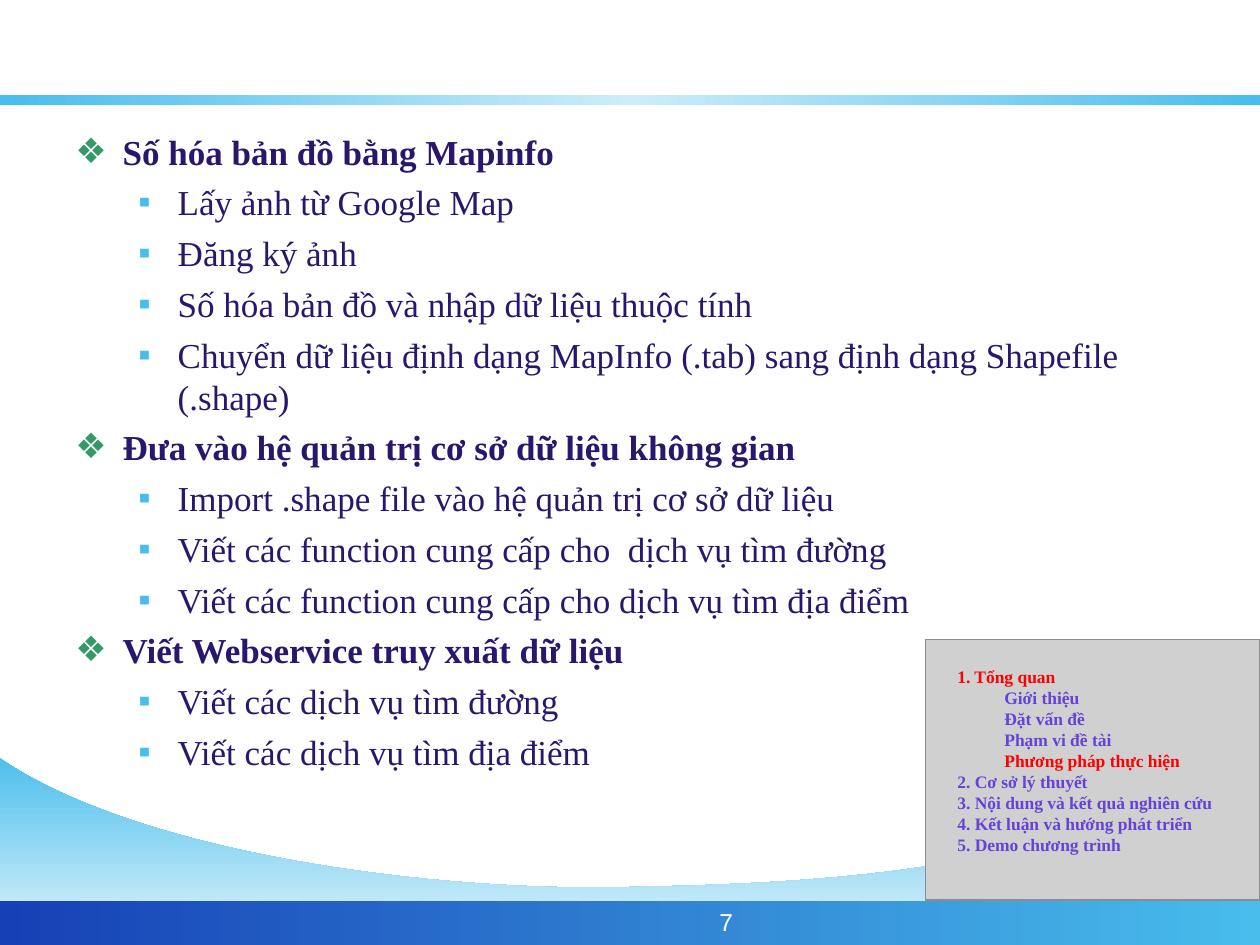
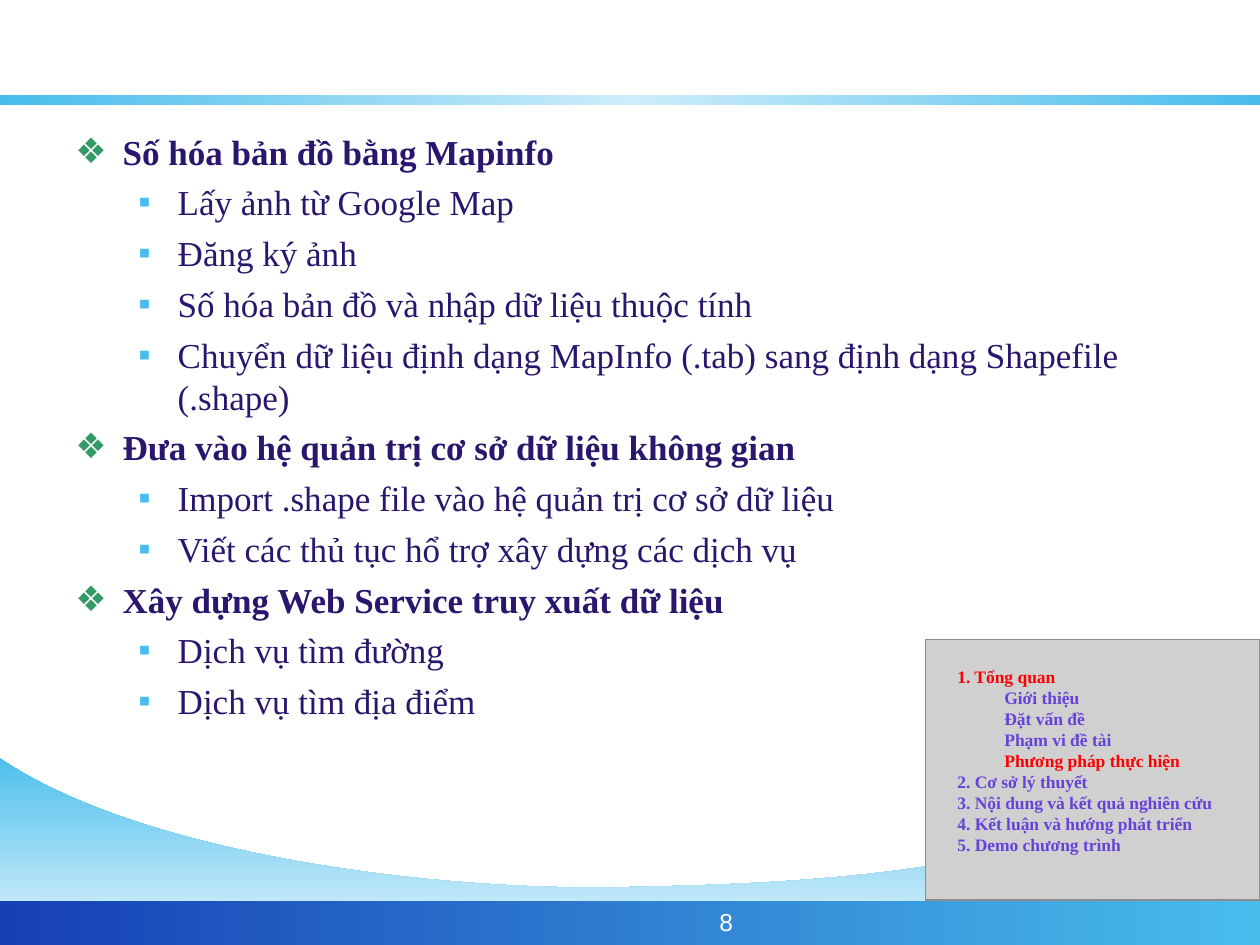
Before and after one commit to phamngsinh/cantho-webgis, a slide deck: slide 8 of Document/Bao Cao/BaoCaoLuanVan.ppt (slide 7 before the commit). Drawn at 1260x945 pixels with LibreOffice and Linux fonts; fonts in the diff are those of the drawing; grey boxes stand for pictures; background and template pictures are left out. Boxes give left, top, right and bottom in pixels: in the first picture for what was removed or moved away, otherwise in the second. Text is boxed around its words. In the diff, an @@ line names an element or a change of style, - is before the commit and + after.

```diff
--- a/Document/Bao Cao/BaoCaoLuanVan.ppt
+++ b/Document/Bao Cao/BaoCaoLuanVan.ppt
@@ text at <box>123,536,797,720</box>: text changed @@
-  ▪ Viết các function cung cấp cho dịch vụ tìm đường
-  ▪ Viết các function cung cấp cho dịch vụ tìm địa điểm
-❖ Viết Webservice truy xuất dữ liệu
-  ▪ Viết các dịch vụ tìm đường
-  ▪ Viết các dịch vụ tìm địa điểm
+  ▪ Viết các thủ tục hổ trợ xây dựng các dịch vụ
+❖ Xây dựng Web Service truy xuất dữ liệu
+  ▪ Dịch vụ tìm đường
+  ▪ Dịch vụ tìm địa điểm
@@ page number at <box>719,914,733,932</box>: text changed @@
-7
+8
```
Also in this commit, not shown: 5 other slides changed, 1 other file.
